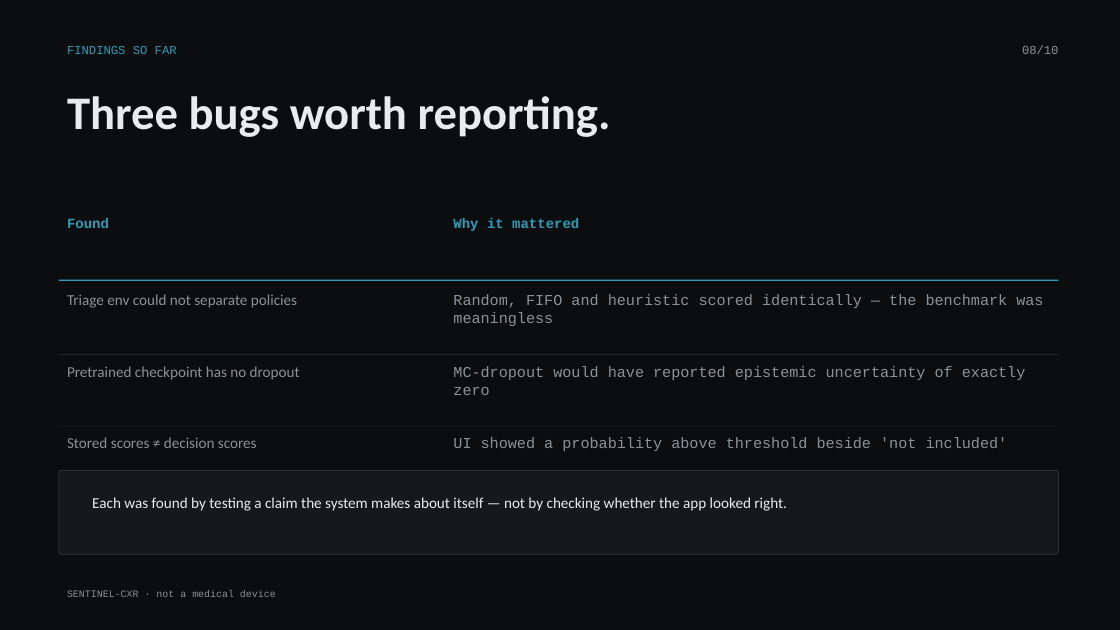
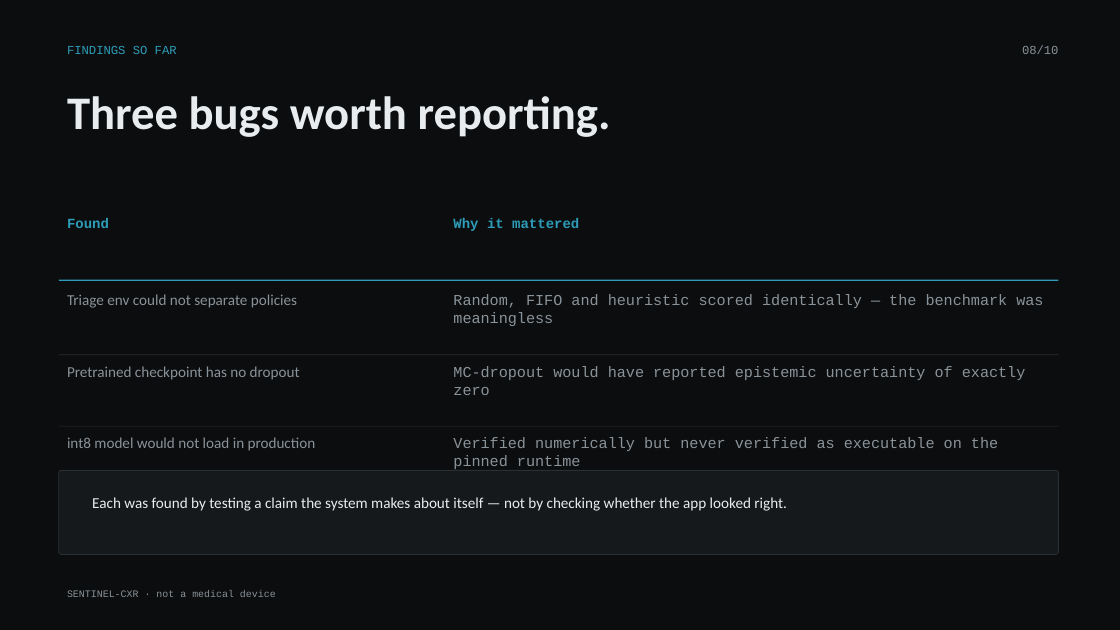
Before and after one commit to krish2105/Deep-Learning-, a slide deck: slide 8 of deliverables/decks/SENTINEL-CXR_Week6_Progress.pptx. Drawn at 1120x630 pixels with LibreOffice and Linux fonts; fonts in the diff are those of the drawing. Boxes give left, top, right and bottom in pixels: in the first picture for what was removed or moved away, otherwise in the second. Text is boxed around its words. In the diff, an @@ line names an element or a change of style, - is before the commit and + after.

```diff
--- a/deliverables/decks/SENTINEL-CXR_Week6_Progress.pptx
+++ b/deliverables/decks/SENTINEL-CXR_Week6_Progress.pptx
@@ text at (67,437,316,451): text changed @@
-Stored scores ≠ decision scores
+int8 model would not load in production
@@ text at (453,437,998,469): text changed @@
-UI showed a probability above threshold beside 'not included'
+Verified numerically but never verified as executable on the pinned runtime
```
Also in this commit, not shown: 2 other slides changed, 7 other files.
